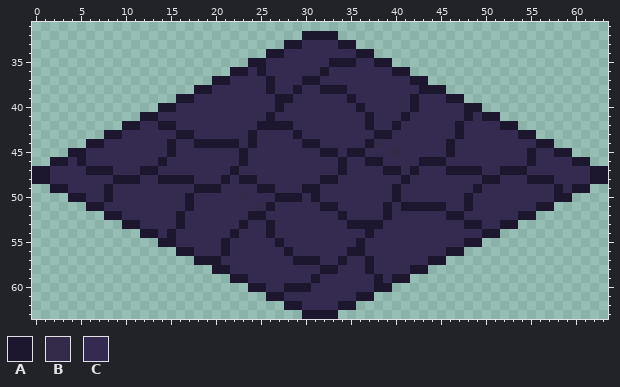
A pixel-art sprite gets an edit: res/floor/obsidian.png. That is the earlier state.
The file is 64x64 pixels. Colours within 5 levels of each other are drawn and written as one. Shown: x 0..63, y 31..63.
Palette (. is transparent): A #1c162f  B #342a49  C #352b50
Now the later version:
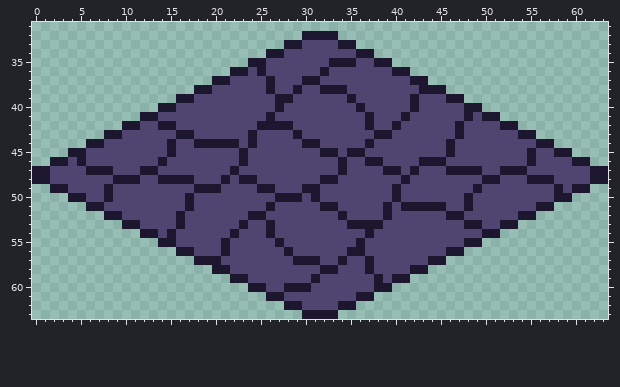
Diff:
colour C: #352b50 -> #504470
Changed rows in their new state; - is a pixel that keeps its letter.
first column x 38:
44 C--
45 --C
first column x 23:
50 C--
51 --C
